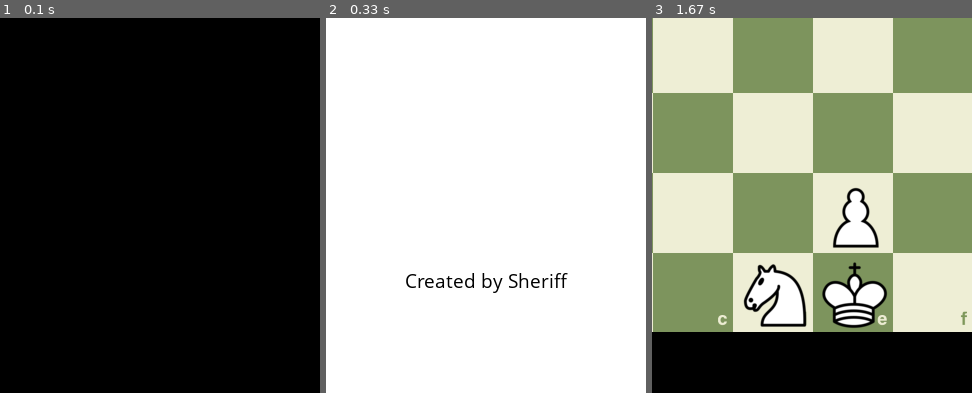
Above: before the commit, frames 1-3 (left to right).
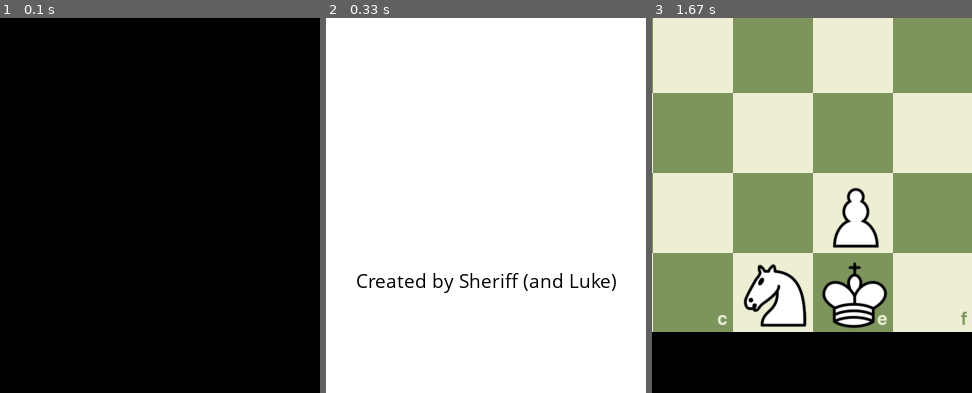
Above: after the commit, the same moments.

Repository: lukef3/AI
Game: pygame game, started from Search Tree/pygame-chess-master/main.py
The game is run twice, just before and just after one commit, with the same random seed, the same clock (stepped at 60 frames per second) and the same inputs.
Inputs (mouse positions are % of the whole screen's width and height, from its top left):
- Up to frame 1 (0.1 s): no input
- Up to frame 2 (0.33 s): no input
- Up to frame 3 (1.67 s): click "Play" at 1.05 s; click (19, 35) at 1.63 s
The pictures show only the part of the screen within x 25-75%, y 50-100%; the shares and areas given below are measured in that part.

Frame 1 is identical in both runs. In frame 2, 1.6% of the frame differs, in the area x 9-91%, y 68-74%; in frame 3, nothing differs.

Commit message:
update title

Diff:
--- a/Search Tree/pygame-chess-master/game.py
+++ b/Search Tree/pygame-chess-master/game.py
@@ -130,7 +130,7 @@
         small_font = pygame.font.SysFont("comicsansms", 20)
         # create text to be shown on the game menu
         welcome_text = big_font.render("Chess", False, black_color)
-        created_by = small_font.render("Created by Sheriff", True, black_color)
+        created_by = small_font.render("Created by Sheriff (and Luke)", True, black_color)
         start_btn_label = small_font.render("Play", True, white_color)
 
         # show welcome text
